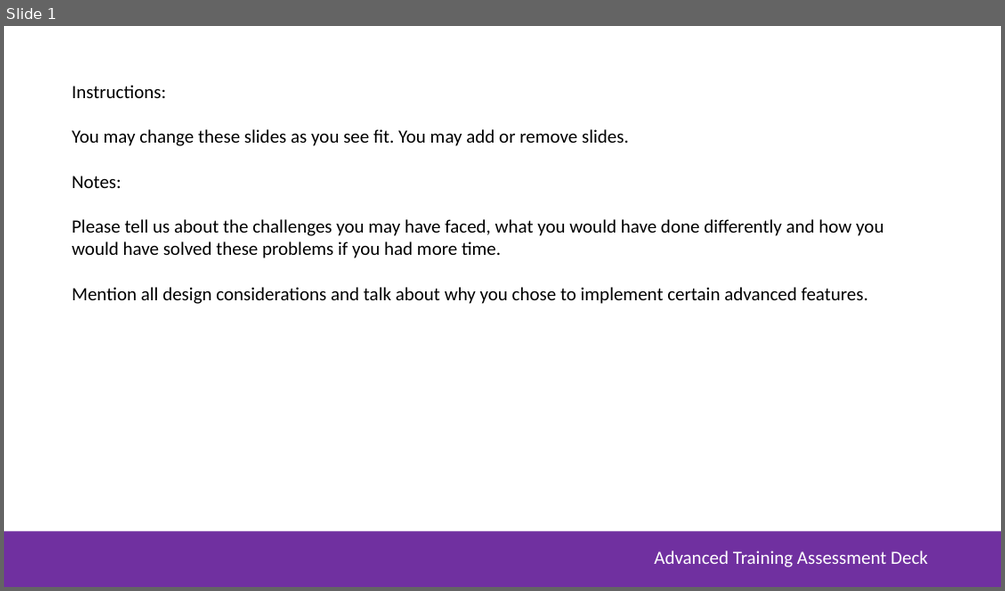
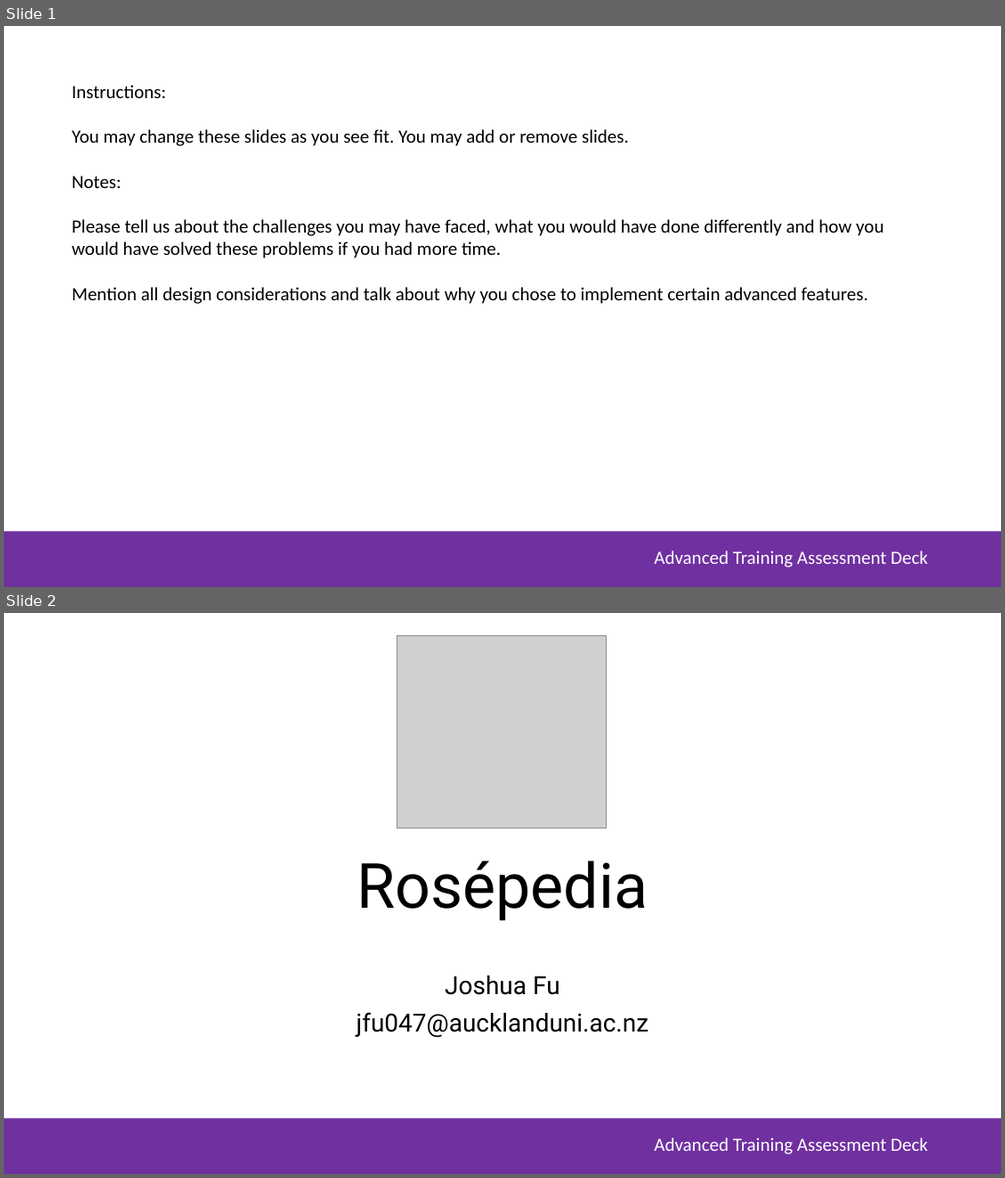
Before and after one commit to joshiefu/MSA_Phase2_WebApp, a slide deck: MSA-Assessment-Deck.pptx. Shown one above the other, each under a label of ours: slide 1 before the commit, slides 1 and 2 after it. The pictures are 1005x591 and 1005x1178 pixels, drawn with LibreOffice and Linux fonts; fonts in the diff are those of the drawing; grey boxes stand for pictures; background and template pictures are left out. Boxes give left, top, right and bottom in pixels: in the first picture for what was removed or moved away, otherwise in the second. Text is boxed around its words. In the diff, an @@ line names an element or a change of style, - is before the commit and + after.

```diff
--- a/MSA-Assessment-Deck.pptx
+++ b/MSA-Assessment-Deck.pptx
@@ slide 2 added at (x1=4, y1=613, x2=1001, y2=1174), background #FFFFFF; not listed: 2 template elements that a slide beside it also shows @@
@@ picture added at (x1=396, y1=635, x2=606, y2=827) @@
@@ title added at (x1=356, y1=860, x2=647, y2=921), 60 pt, text #000000 @@
+Rosépedia
@@ subtitle added at (x1=356, y1=975, x2=649, y2=1038), 24 pt, text #000000 @@
+Joshua Fu
+jfu047@aucklanduni.ac.nz
```
Also in this commit, not shown: 6 slides changed, 5 other slides added, 3 slides removed.
